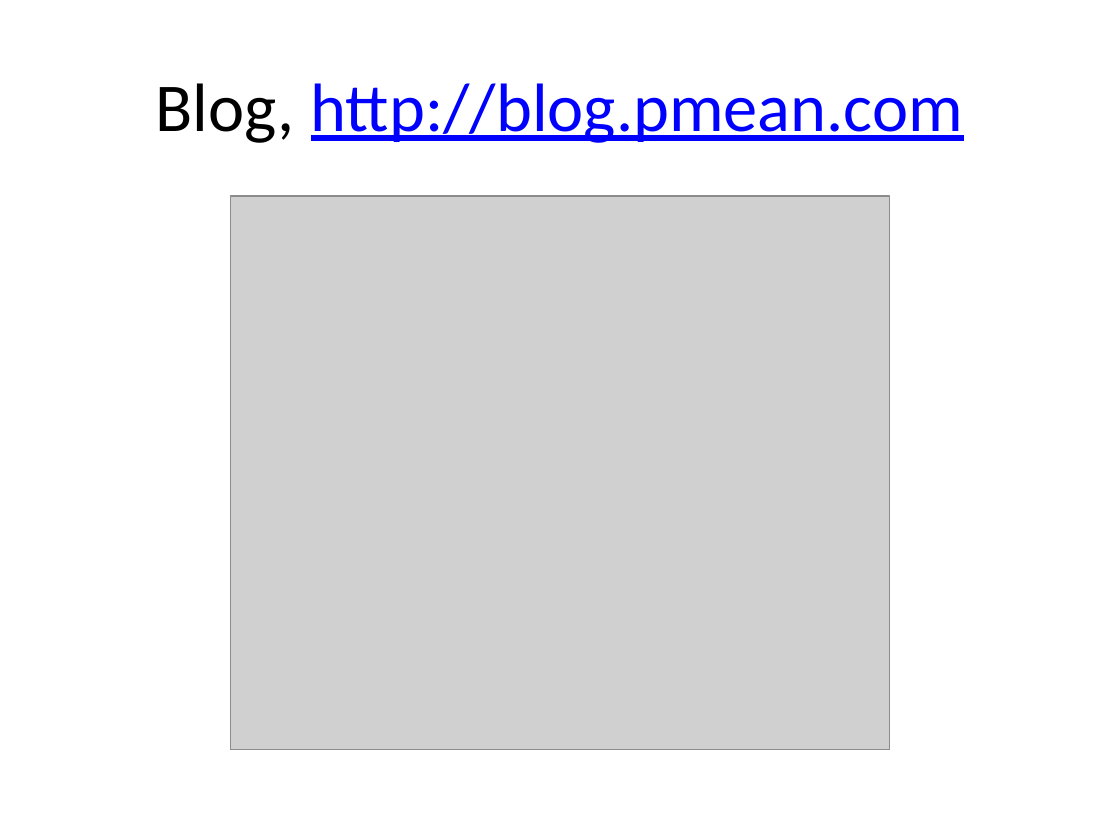
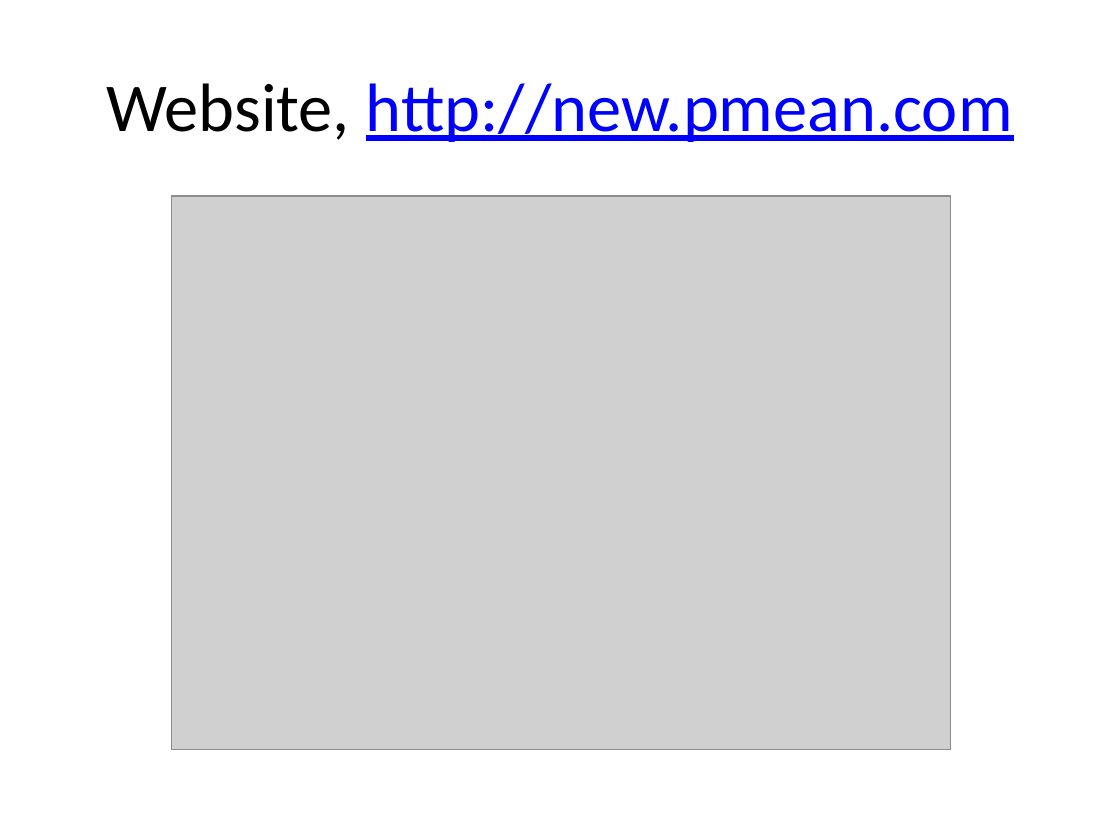
Before and after one commit to pmean/introduction-to-SAS, a slide deck: slide 7 of results/m01-course-introduction.pptx. Drawn at 1120x840 pixels with LibreOffice and Linux fonts; fonts in the diff are those of the drawing; grey boxes stand for pictures. Boxes give left, top, right and bottom in pixels: in the first picture for what was removed or moved away, otherwise in the second. Text is boxed around its words. In the diff, an @@ line names an element or a change of style, - is before the commit and + after.

```diff
--- a/results/m01-course-introduction.pptx
+++ b/results/m01-course-introduction.pptx
@@ title at [106,83,1013,142]: text changed @@
-Blog, http://blog.pmean.com
+Website, http://new.pmean.com
@@ picture: place and size @@
-picture at [231,196,890,749]
+picture at [171,196,951,749]
```
Also in this commit, not shown: 10 other slides changed, 26 slides added, 18 slides removed, 9 other files.
